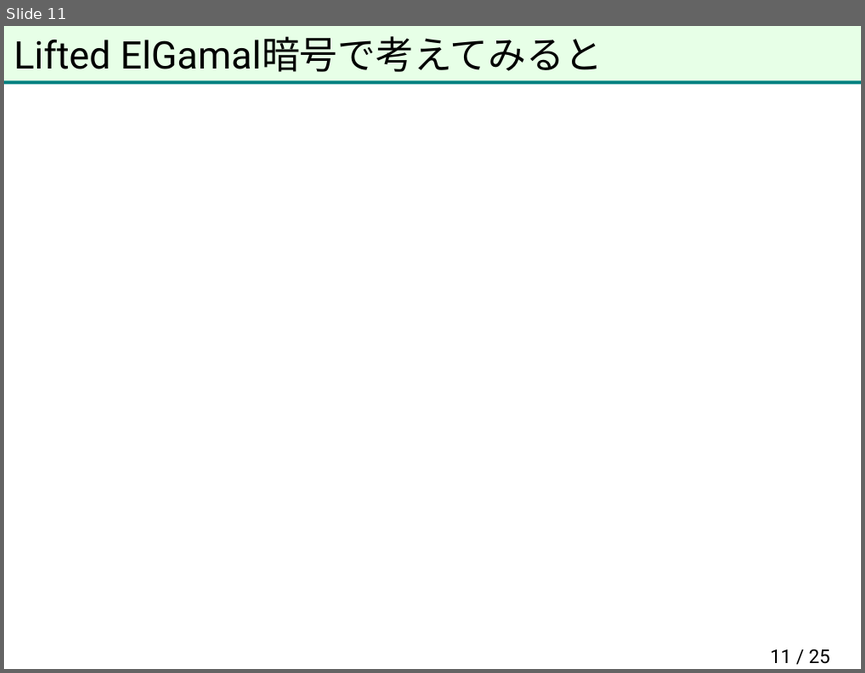
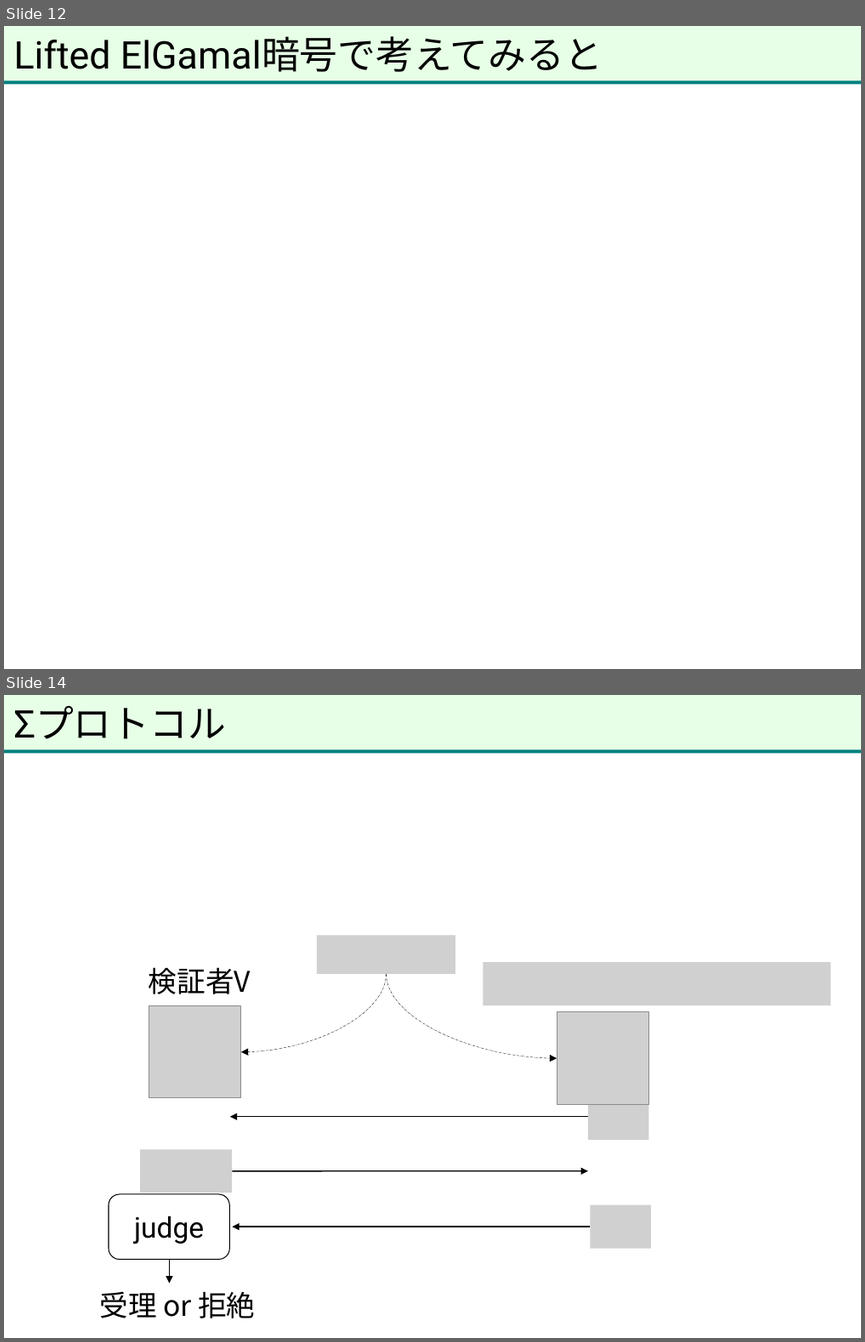
Before and after one commit to herumi/anninbon, a slide deck: lec/anninbon13.pptx. Shown one above the other, each under a label of ours: slide 11 before the commit, slides 12 and 14 after it; the slides between them are not shown. The pictures are 865x673 and 865x1342 pixels, drawn with LibreOffice and Linux fonts; fonts in the diff are those of the drawing; grey boxes stand for pictures; background and template pictures are left out. Boxes give left, top, right and bottom in pixels: in the first picture for what was removed or moved away, otherwise in the second. Text is boxed around its words. In the diff, an @@ line names an element or a change of style, - is before the commit and + after.

```diff
--- a/lec/anninbon13.pptx
+++ b/lec/anninbon13.pptx
@@ slide 14 added at (4,695,861,1338), background picture (left out); not listed: 2 template elements that a slide beside it also shows @@
@@ title added at (14,706,227,739), 32 pt, text #000000 @@
+Σプロトコル
@@ picture added at (317,935,455,974) @@
@@ text added at (148,967,250,994), 24 pt, text #000000 @@
+検証者V
@@ curved arrow added from (386, 974) to (241, 1051), #000000 0.25 pt dashed @@
@@ curved arrow added from (386, 974) to (556, 1058), #000000 0.25 pt dashed @@
@@ picture added at (483,962,831,1005) @@
@@ picture added at (148,1006,240,1098) @@
@@ picture added at (556,1012,648,1105) @@
@@ picture added at (587,1096,648,1139) @@
@@ arrow added from (587, 1117) to (230, 1117), #000000 1 pt @@
@@ picture added at (140,1149,232,1192) @@
@@ arrow added from (232, 1170) to (587, 1170), #000000 1 pt @@
@@ rounded rectangle added at (109,1194,229,1259), outline #000000 0.75 pt, 24 pt, text #000000 @@
+judge
@@ arrow added from (590, 1226) to (232, 1226), #000000 1 pt @@
@@ picture added at (590,1205,651,1247) @@
@@ arrow added from (170, 1259) to (170, 1282), #000000 1 pt @@
@@ text added at (100,1291,255,1318), 24 pt, text #000000 @@
+受理 or 拒絶
@@ what was slide 11 is now slide 12 @@
@@ slide 12 changed as well @@
@@ page number removed at (770,649,830,664) @@
-11 / 25
```
Also in this commit, not shown: 9 other slides changed, 7 other slides added.
